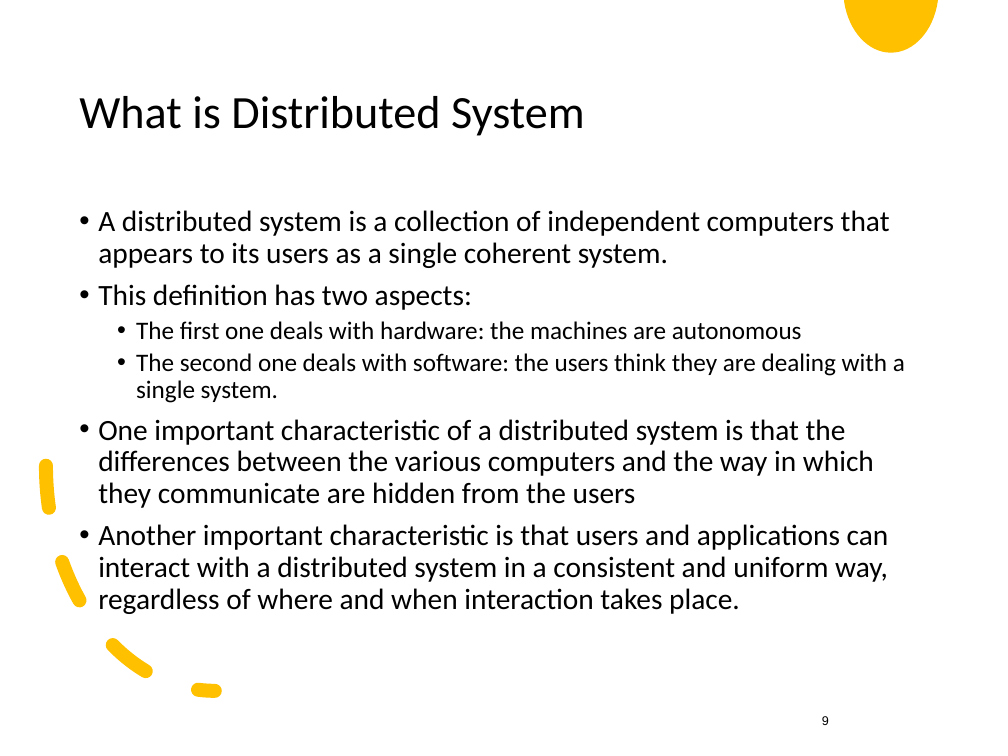
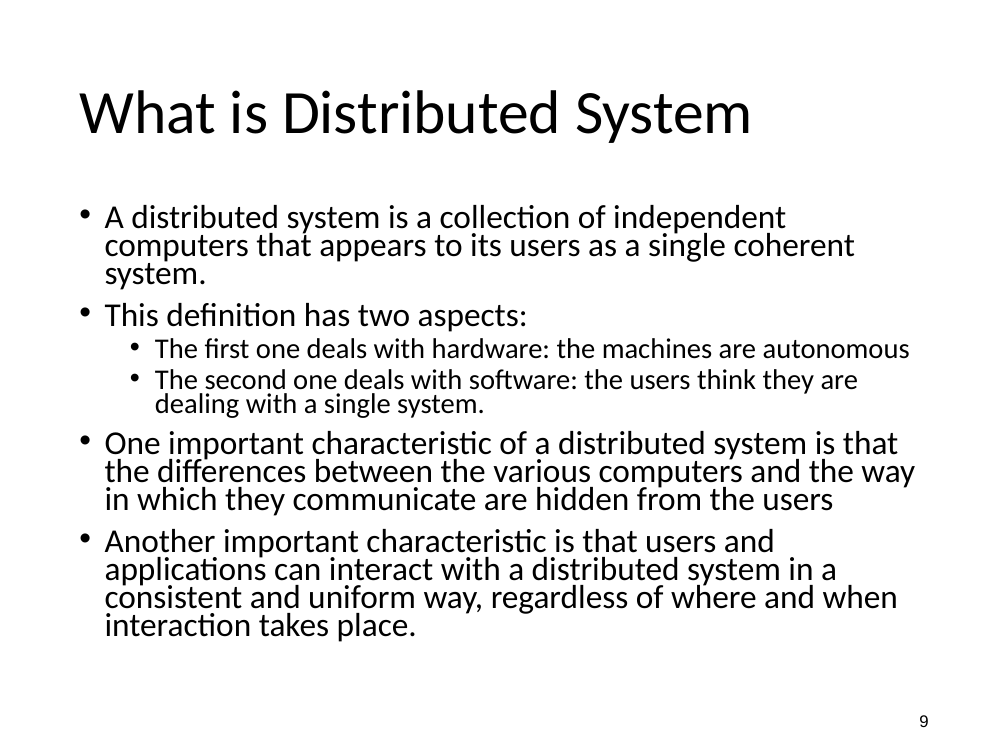
Before and after one commit to shakiliitju/M.Sc-in-ICT, a slide deck: slide 9 of MICT-5102 Cloud Computing/Lecture/Lecture2.pptx. Drawn at 1008x756 pixels with LibreOffice and Linux fonts; fonts in the diff are those of the drawing. Boxes give left, top, right and bottom in pixels: in the first picture for what was removed or moved away, otherwise in the second. Text is boxed around its words. In the diff, an @@ line names an element or a change of style, - is before the commit and + after.

```diff
--- a/MICT-5102 Cloud Computing/Lecture/Lecture2.pptx
+++ b/MICT-5102 Cloud Computing/Lecture/Lecture2.pptx
@@ freeform shape removed at [844, 0, 937, 52] @@
@@ title "What is Distributed System" at [79, 90, 753, 143]: size 33 to 44 pt @@
@@ text "A distributed system is a ..." at [105, 205, 915, 642]: size 21 to 23.8 pt in "A distributed system is a collection of ...", "This definition has two aspects:", "One important characteristic of a distributed system ...", "Another important characteristic is that users and ..."; size 18 to 20.4 pt in "The first one deals with hardware: the ...", "The second one deals with software: the ..."; indent changed; line spacing 0.9 to 0.7; more space between paragraphs @@
@@ arc (boxed as its full ellipse) removed at [46, 241, 384, 691] @@
@@ page number at [919, 715, 928, 727]: size 9 to 12 pt; alignment centre to right @@
```
Also in this commit, not shown: 53 other slides changed, 8 other files.
